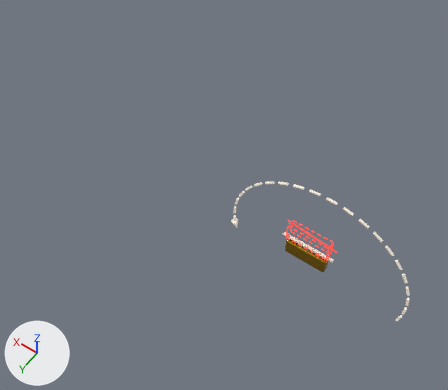
The glTF model docs/3d/escenas/proliferacion.glb, before and after one commit.
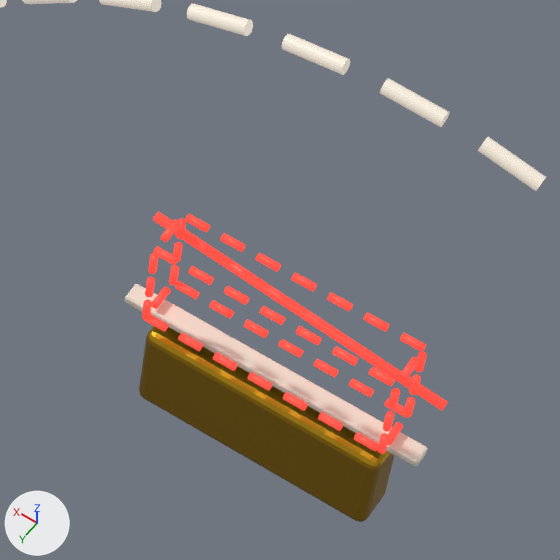
The first picture shows the older version from a camera (50 mm lens) standing at (-2.2, 5.95, 10.63) and looking at (1.52, 0.75, 2.46). The close-ups show the older and then the newer version on the part from 58% to 80% of the width and 47% to 72% of the height of that picture. Only the edits that show in the close-ups are written down. The lights are fixed; the arrows at lower left show +X, +Y and +Z. Where no turn or scale is listed for an object, it has been applied to the vertices.

The first close-up shows 'arco_punteado', 'barra', 'sdo_bloque', 'snte_ausente_malla'.
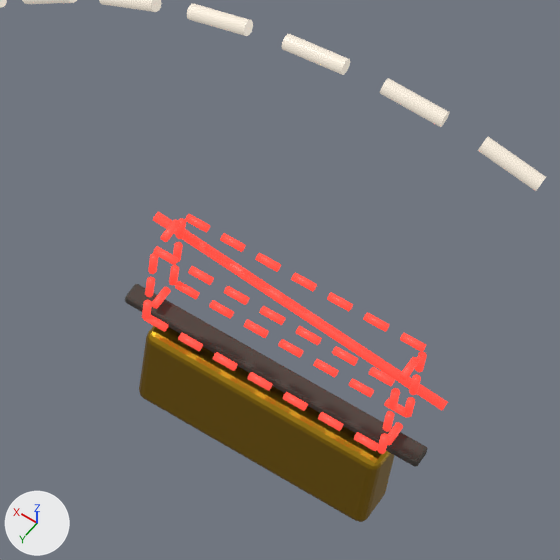
Where the newer file only moved an object's origin or applied its transform, the numbers keep the older frame.

Edits to the scene script, one JSON object a line:
```json
{"op": "add", "block": "mat_grafito_barra", "code": ["mat_grafito_barra = principled_material('grafito_barra')", "mat_grafito_barra.base_color = (0.0685, 0.0578, 0.0482)  # dark grey #4a443e", "mat_grafito_barra.roughness = 0.88"]}
{"block": "me_barra", "where": "me_barra.from_pydata(...)  # 96 vertices, 188 faces; spans x -0.525..0.525, y -0.035..0.035, z -0.018..0.018"}
{"op": "remove", "block": "me_barra", "code": "me_barra.materials.append(mat_lamina)  # pale yellow #e9e1d2"}
{"op": "add", "block": "me_barra", "code": "me_barra.materials.append(mat_grafito_barra)  # dark grey #4a443e"}
```

What differs and where, as boxes [x1, y1, x2, y2] in the close-ups (560 x 560 px):
```json
{"object": "barra", "change": "recoloured", "before": [125, 284, 427, 467], "after": [125, 284, 427, 467]}
```
